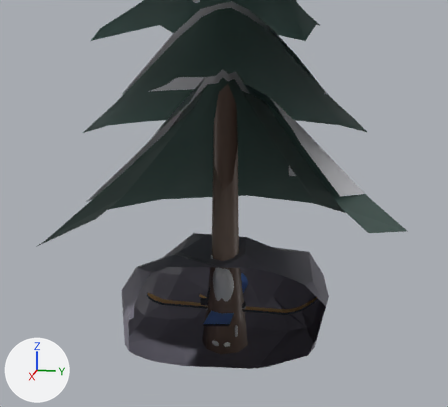
The glTF model offpiste.glb: old version first, new version second.
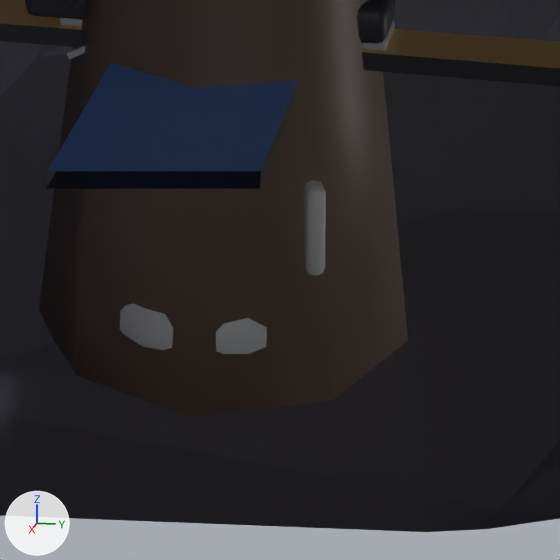
There are two pictures of each version: one from a 50 mm lens placed at (5.83, 1.15, 2.58), pointed at (-0.28, -0.07, 1.05), one close up on the part from 44% to 60% of the width and 74% to 91% of the height. Every picture has the same lights, and +X, +Y and +Z are marked at lower left. The last two pictures show the newer version. Everything nearer to the camera than a plane just in front of the edit is cut away. Vertices at exactly the same position are counted once.

In view in the first close-up: 'board', 'rock', 'ski', 'torso', 'treeTrunk' and 1 more.
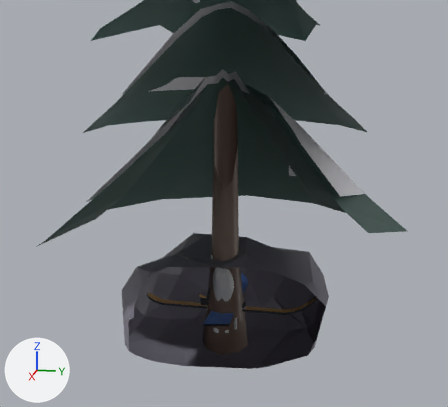
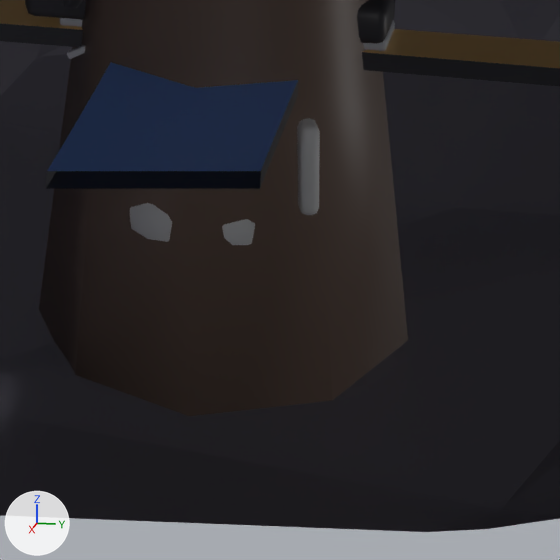
What differs and where, as boxes [x1, y1, x2, y2] in the close-ups (560 x 560 px; the box of a moved part takes in the faces that stretch with it):
```json
{"object": "torso", "change": "reshaped", "before": [120, 180, 326, 354], "after": [130, 118, 320, 245]}
{"part": 1, "of": "me_torso", "change": "moved or reshaped", "before": [120, 303, 267, 354], "after": [130, 203, 255, 245]}
{"part": 2, "of": "me_torso", "change": "moved or reshaped", "before": [304, 180, 326, 275], "after": [297, 118, 320, 215]}
```

Scene script edits in JSON lines:
```json
{"block": "me_torso", "where": "# used by ob_torso; location = (0.0, 0.0, 0.0)"}
{"op": "remove", "block": "me_torso", "code": "me_torso.from_pydata(...)  # 1499 vertices, 2892 faces; spans x -0.22..0.22, y -0.158..0.158, z -0.341..0.56"}
{"op": "add", "block": "me_torso", "code": "me_torso.from_pydata(...)  # 1499 vertices, 2892 faces; spans x -0.209..0.208, y -0.146..0.15, z -0.231..0.56"}
{"block": "me_torso", "change": "me_torso part 1: the loose piece of 128 vertices spanning x -0.22..0.22, y -0.158..0.158, z -0.315..-0.26 is scaled about its middle by (0.928, 0.925, 1), then moved by (0.0, 0.0, 0.135)"}
{"block": "me_torso", "change": "me_torso part 2: the loose piece of 56 vertices spanning x 0.063..0.177, y 0.099..0.157, z -0.21..-0.09 is moved by (0.0, -0.008, 0.08)"}
{"block": "me_torso", "change": "other edits to the shape of me_torso do not show in these pictures"}
```
